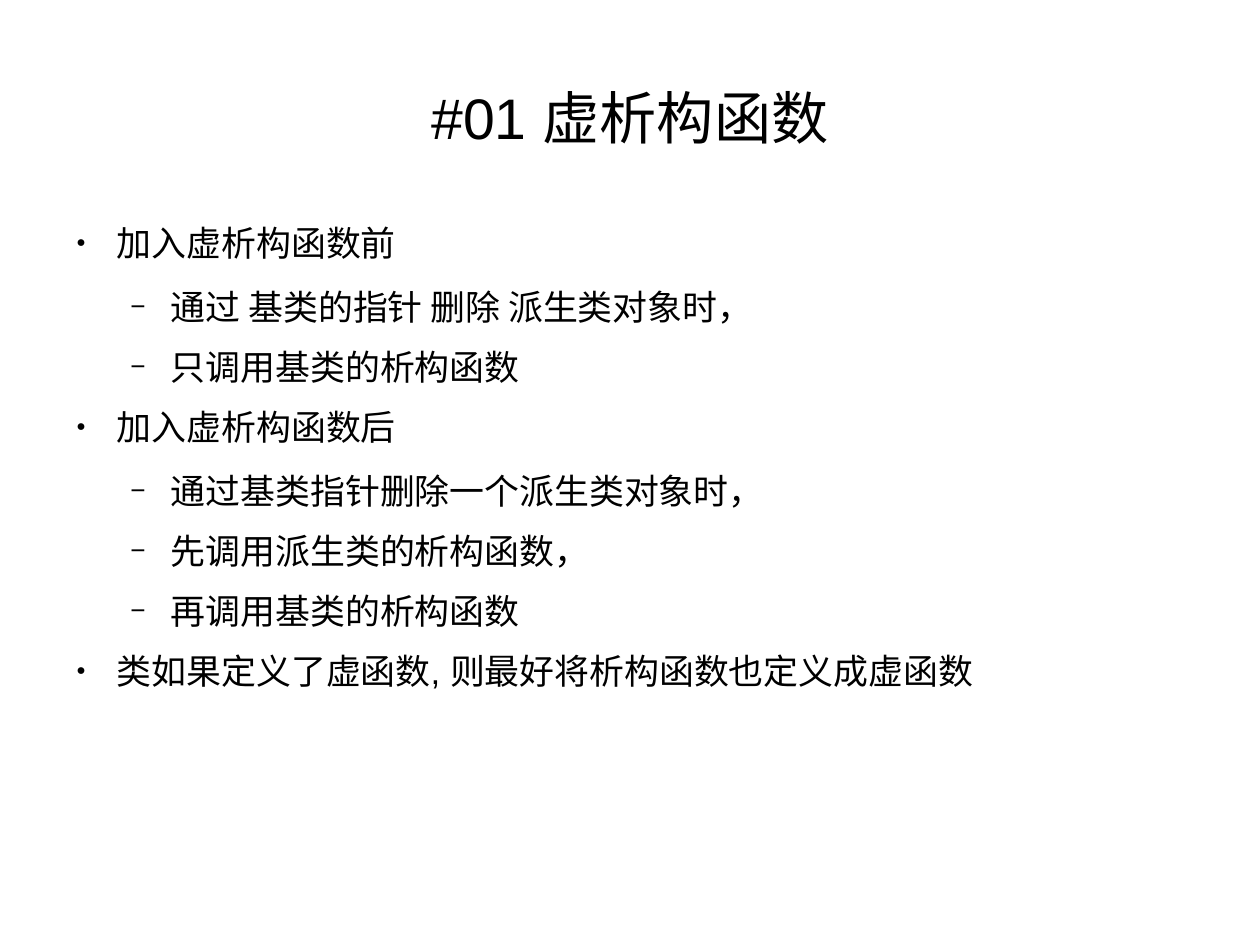
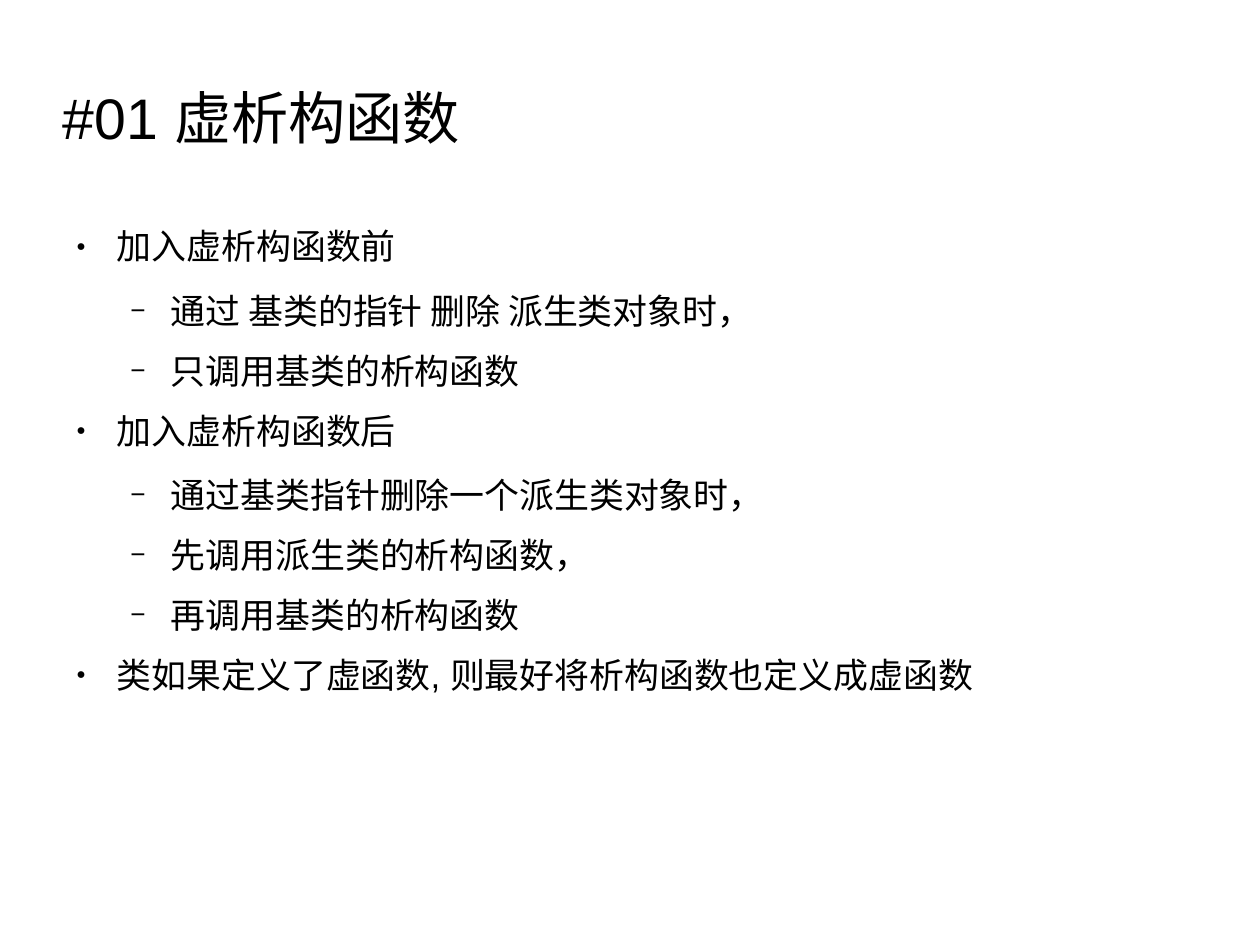
Before and after one commit to botaichang/cplus_slides, a slide deck: slide 2 of c++deep026_虚析构函数.odp. Drawn at 1260x945 pixels with LibreOffice and Linux fonts; fonts in the diff are those of the drawing; background and template pictures are left out. Boxes give left, top, right and bottom in pixels: in the first picture for what was removed or moved away, otherwise in the second. Text is boxed around its words. In the diff, an @@ line names an element or a change of style, - is before the commit and + after.

Commit message:
ppt

```diff
--- a/c++deep026_虚析构函数.odp
+++ b/c++deep026_虚析构函数.odp
@@ title "#01 虚析构函数": place and size @@
-title "#01 虚析构函数" at (431,91,829,144)
+title "#01 虚析构函数" at (63,91,460,144)
@@ title "#01 虚析构函数" at (63,91,460,144): alignment centre to left @@
@@ text "加入虚析构函数前": place and size @@
-text "加入虚析构函数前" at (117,226,973,689)
+text "加入虚析构函数前" at (117,229,973,693)
```
Also in this commit, not shown: 2 other slides changed, 2 other files.
